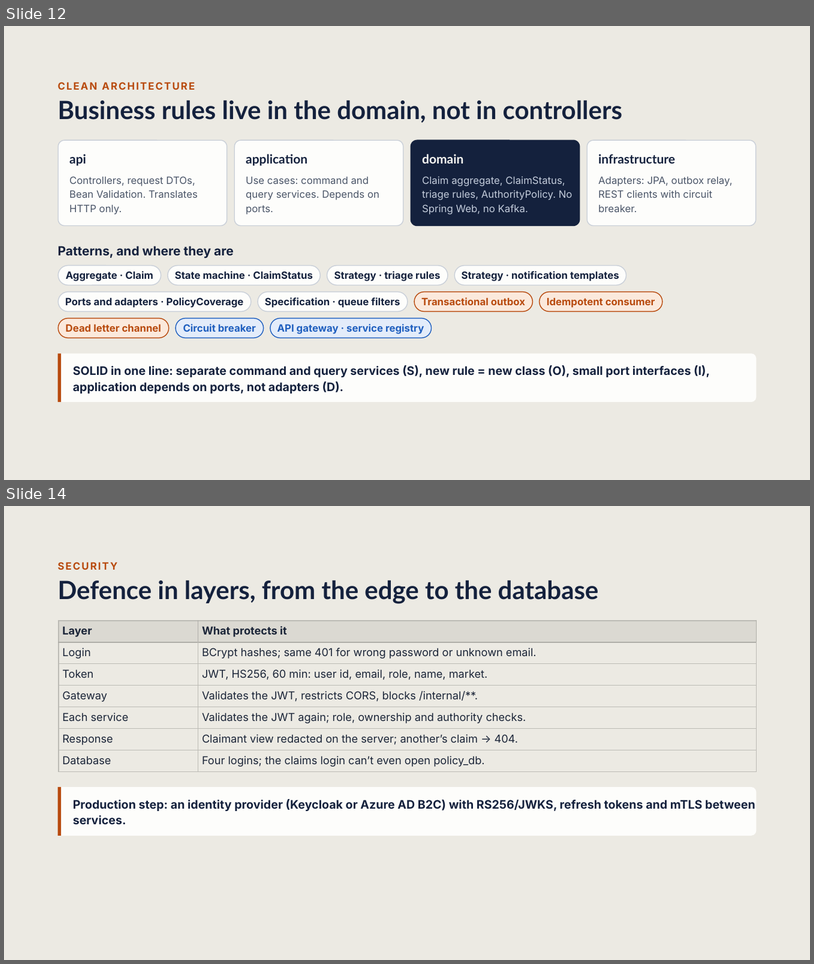
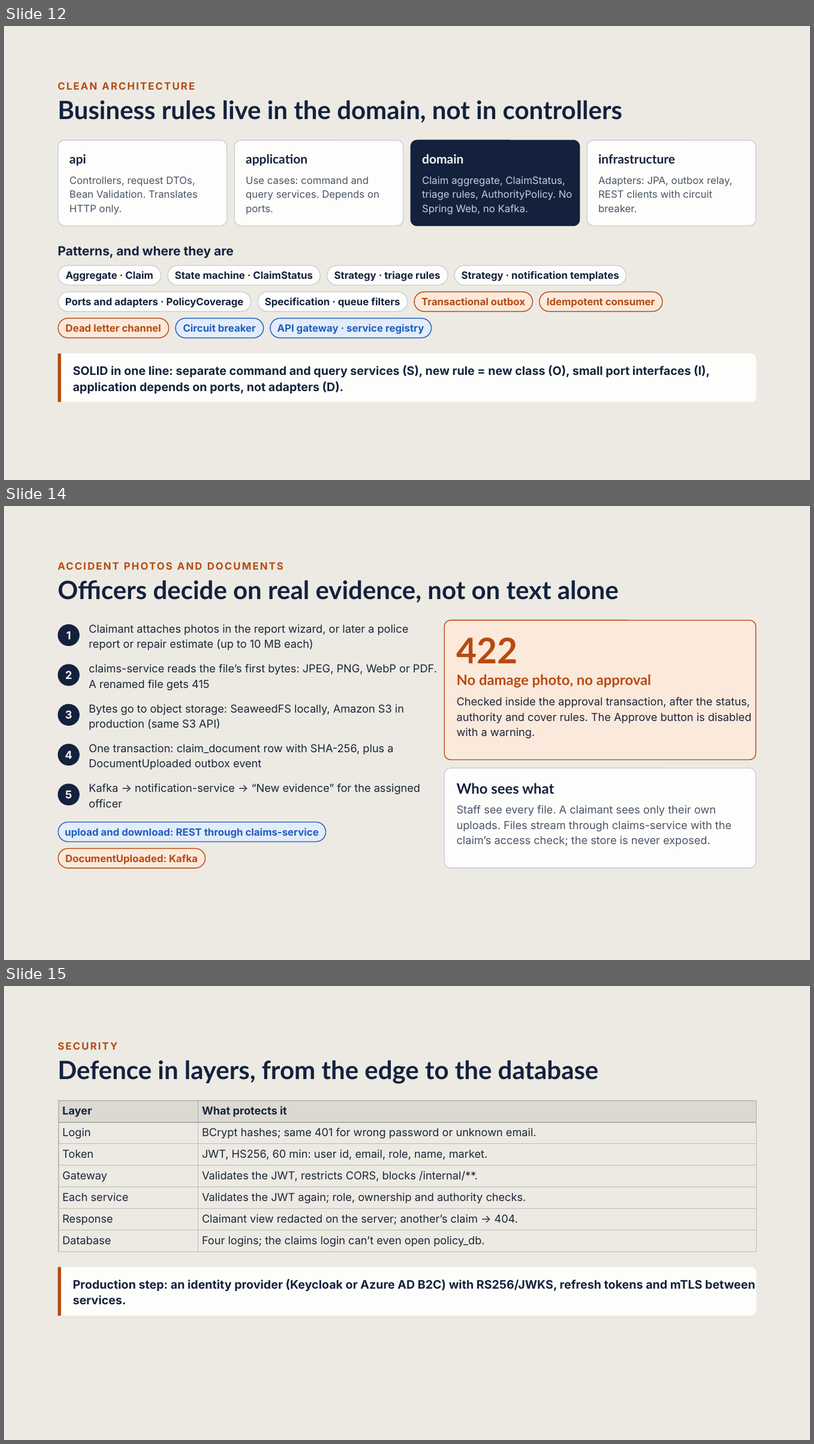
Before and after one commit to subbukurcheti557/claims-management-platform, a slide deck: docs/Claims-Hub-Presentation.pptx. Shown one above the other, each under a label of ours: slides 12 and 14 before the commit, slides 12, 14 and 15 after it; the slides between them are not shown. The pictures are 814x964 and 814x1444 pixels, drawn with LibreOffice and Linux fonts; fonts in the diff are those of the drawing. Boxes give left, top, right and bottom in pixels: in the first picture for what was removed or moved away, otherwise in the second. Text is boxed around its words. In the diff, an @@ line names an element or a change of style, - is before the commit and + after.

Commit message:
added photos upload functionality in presentation

```diff
--- a/docs/Claims-Hub-Presentation.pptx
+++ b/docs/Claims-Hub-Presentation.pptx
@@ slide 14 added at [4, 506, 810, 960], background #ECEAE3 @@
@@ text added at [58, 560, 778, 574], 12 pt, text #B84A0E, bold @@
+ACCIDENT PHOTOS AND DOCUMENTS
@@ title added at [58, 580, 619, 603], 30 pt, text #14213D, bold @@
+Officers decide on real evidence, not on text alone
@@ rounded rectangle added at [58, 624, 80, 646], fill #14213D, 13 pt, text #F7F6F2, bold @@
+1
@@ text added at [89, 624, 409, 650], 13 pt, text #1B2538 @@
+Claimant attaches photos in the report wizard, or later a police report or repair estimate (up to 10 MB each)
@@ rounded rectangle added at [444, 621, 756, 759], fill #FBE9DC, outline #B84A0E 1 pt @@
@@ text added at [457, 637, 518, 663], 42 pt, text #B84A0E, bold @@
+422
@@ rounded rectangle added at [58, 664, 80, 685], fill #14213D, 13 pt, text #F7F6F2, bold @@
+2
@@ text added at [89, 664, 437, 690], 13 pt, text #1B2538 @@
+claims-service reads the file’s first bytes: JPEG, PNG, WebP or PDF. A renamed file gets 415
@@ text added at [457, 674, 651, 688], 17 pt, text #B84A0E, bold @@
+No damage photo, no approval
@@ text added at [457, 697, 752, 738], 13 pt, text #1B2538 @@
+Checked inside the approval transaction, after the status, authority and cover rules. The Approve button is disabled with a warning.
@@ rounded rectangle added at [58, 704, 80, 726], fill #14213D, 13 pt, text #F7F6F2, bold @@
+3
@@ text added at [89, 704, 404, 730], 13 pt, text #1B2538 @@
+Bytes go to object storage: SeaweedFS locally, Amazon S3 in production (same S3 API)
@@ rounded rectangle added at [58, 744, 80, 766], fill #14213D, 13 pt, text #F7F6F2, bold @@
+4
@@ text added at [89, 744, 393, 769], 13 pt, text #1B2538 @@
+One transaction: claim_document row with SHA-256, plus a DocumentUploaded outbox event
@@ rounded rectangle added at [444, 768, 756, 868], fill #FDFDFB, outline #C9CFD8 1 pt @@
@@ rounded rectangle added at [58, 784, 80, 805], fill #14213D, 13 pt, text #F7F6F2, bold @@
+5
@@ text added at [89, 783, 420, 807], 13 pt, text #1B2538 @@
+Kafka → notification-service → “New evidence” for the assigned officer
@@ text added at [457, 783, 554, 793], 17 pt, text #14213D, bold @@
+Who sees what
@@ text added at [457, 805, 732, 846], 13 pt, text #4A5568 @@
+Staff see every file. A claimant sees only their own uploads. Files stream through claims-service with the claim’s access check; the store is never exposed.
@@ rounded rectangle added at [59, 822, 326, 841], fill #E3ECFA, outline #1F5FBF 1 pt, 12 pt, text #1F5FBF, bold @@
+upload and download: REST through claims-service
@@ rounded rectangle added at [59, 849, 206, 868], fill #FBE9DC, outline #B84A0E 1 pt, 12 pt, text #B84A0E, bold @@
+DocumentUploaded: Kafka
@@ what was slide 14 is now slide 15 @@
```
Also in this commit, not shown: 11 slides changed.
